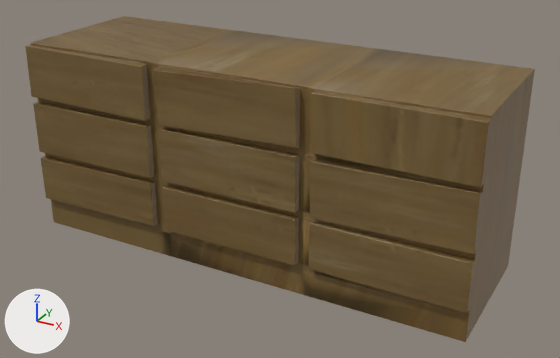
Two versions of the FBX model Assets/Furniture/cabinet3.fbx, one commit apart.
One viewpoint serves both versions: a 50 mm camera at (5.39, -9.38, 5.86) aimed at (0.25, -0.03, 1.19). Every picture has the same lights, and +X, +Y and +Z are marked at lower left.

Names of what the first picture shows: 'Cabinet3'.
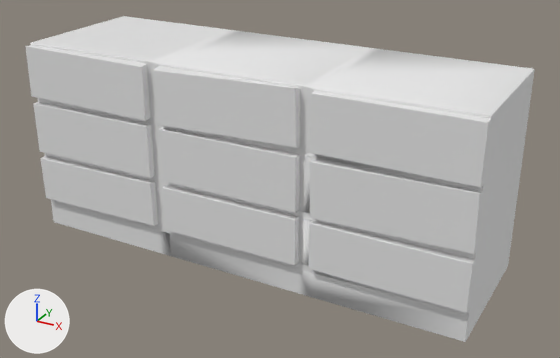
Pixel boxes (x1, y1, x2, y2) of what changed, in the pictures (560 x 358 px):
'Cabinet3', recoloured (brown to grey)
    both: (25, 16, 535, 342)

Diff of the bpy script that builds the scene:
```diff
--- a/Assets/Furniture/cabinet3.fbx.py
+++ b/Assets/Furniture/cabinet3.fbx.py
@@ me_cube_001 @@
 me_cube_001.from_pydata(...)  # 524 vertices, 556 faces; spans x -3.5..3.5, y -1.16..1.15, z 0.0..3.04
-me_cube_001.materials.append(mat_material_001)  # picture img_wood_01_jpg
```
